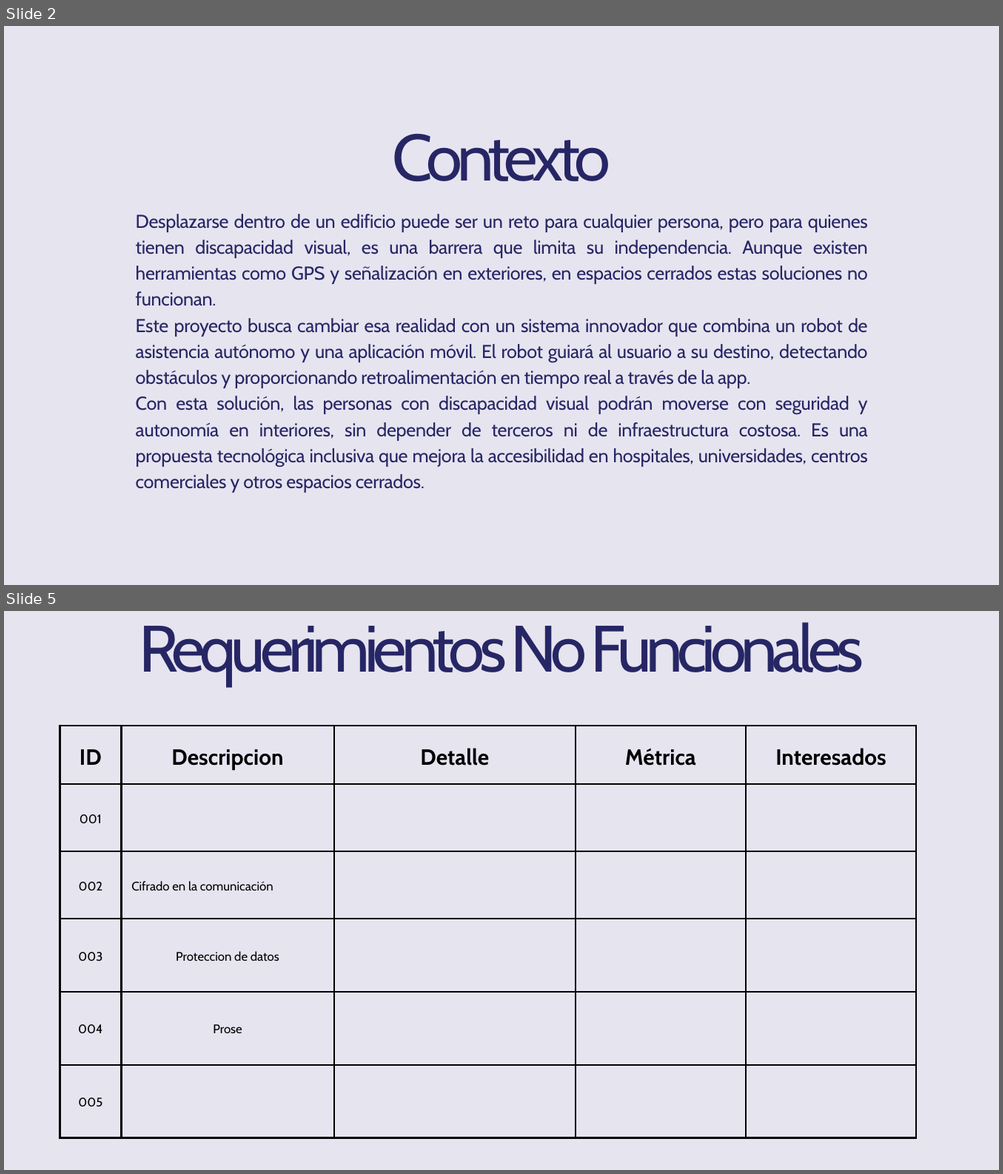
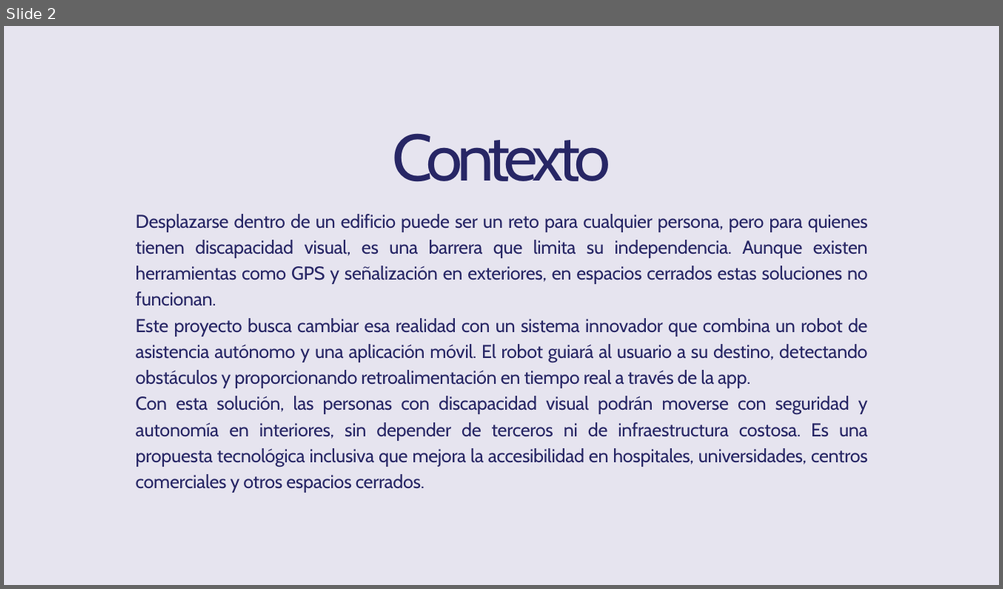
Before and after one commit to Jucer74/SoftwareArchitecture, a slide deck: Project/Context/HorusPath.context.pptx. Shown one above the other, each under a label of ours: slides 2 and 5 before the commit, slide 2 after it; the slides between them are not shown. The pictures are 1003x1174 and 1003x589 pixels, drawn with LibreOffice and Linux fonts; fonts in the diff are those of the drawing. Boxes give left, top, right and bottom in pixels: in the first picture for what was removed or moved away, otherwise in the second. Text is boxed around its words. In the diff, an @@ line names an element or a change of style, - is before the commit and + after.

```diff
--- a/Project/Context/HorusPath.context.pptx
+++ b/Project/Context/HorusPath.context.pptx
@@ slide 5 removed at <box>4,611,999,1170</box>, background #E6E4EF @@
@@ text removed at <box>139,622,864,686</box> @@
-Requerimientos No Funcionales
@@ table removed at <box>60,726,916,1138</box>, 6 rows, 5 columns @@
-ID | Descripcion | Detalle | Métrica | Interesados
-001 |  |  |  | 
-002 | Cifrado en la comunicación |  |  | 
-003 | Proteccion de datos |  |  | 
-004 | Prose |  |  | 
-005 |  |  |  | 
```
Also in this commit, not shown: 2 slides changed.
